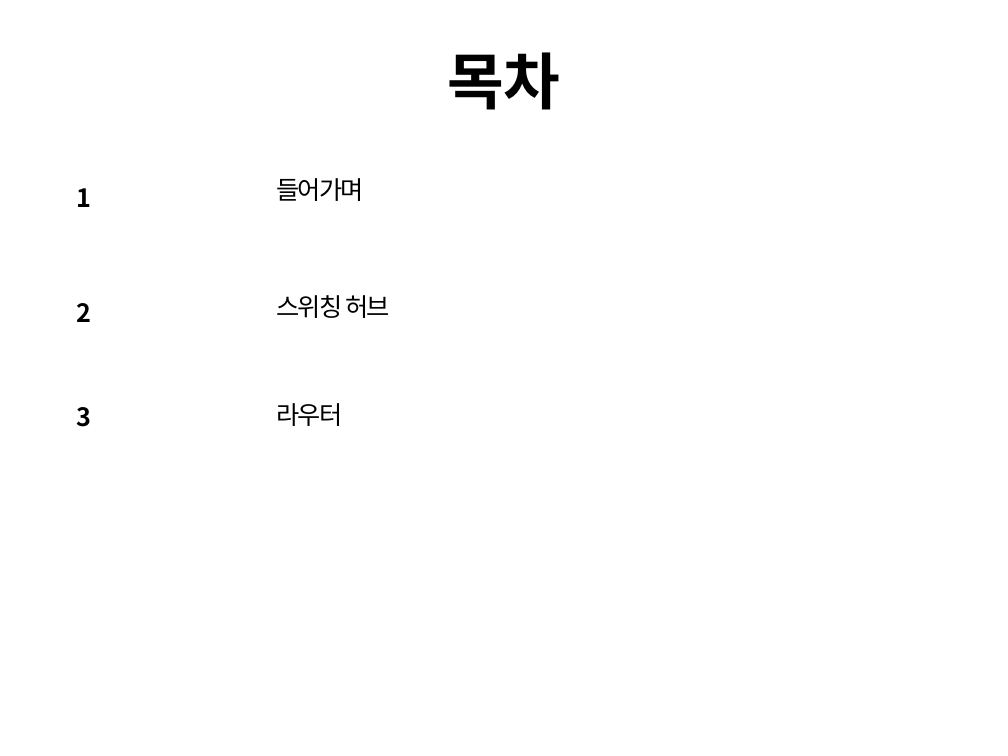
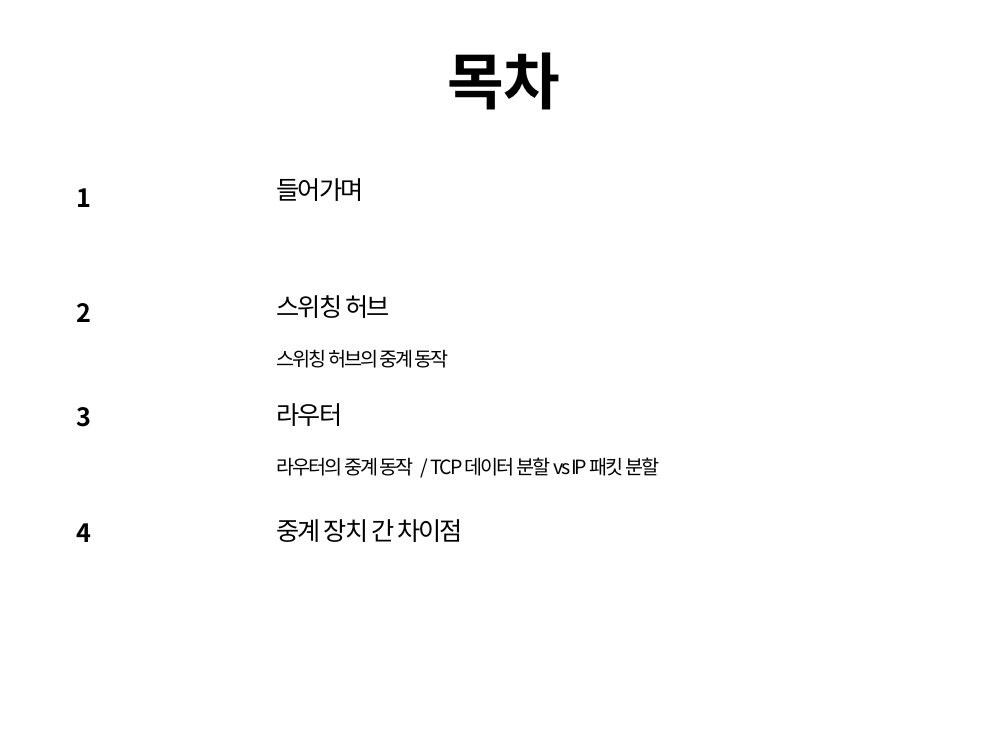
Before and after one commit to cs-study-org/cs-study, a slide deck: slide 2 of 13/yongki/LANdevice.pptx. Drawn at 1008x756 pixels with LibreOffice and Linux fonts; fonts in the diff are those of the drawing. Boxes give left, top, right and bottom in pixels: in the first picture for what was removed or moved away, otherwise in the second. Text is boxed around its words. In the diff, an @@ line names an element or a change of style, - is before the commit and + after.

```diff
--- a/13/yongki/LANdevice.pptx
+++ b/13/yongki/LANdevice.pptx
@@ text added at (277,349,449,368), 14 pt, text #000000 @@
+스위칭 허브의 중계 동작
@@ text added at (277,457,659,476), 14 pt, text #000000 @@
+라우터의 중계 동작 / TCP 데이터 분할 vs IP 패킷 분할
@@ text added at (77,523,92,542), 18 pt, text #000000, bold @@
+4
@@ text added at (277,519,462,542), 18 pt, text #000000 @@
+중계 장치 간 차이점
```
Also in this commit, not shown: 8 other slides changed, 5 slides added, 1 slide removed.
